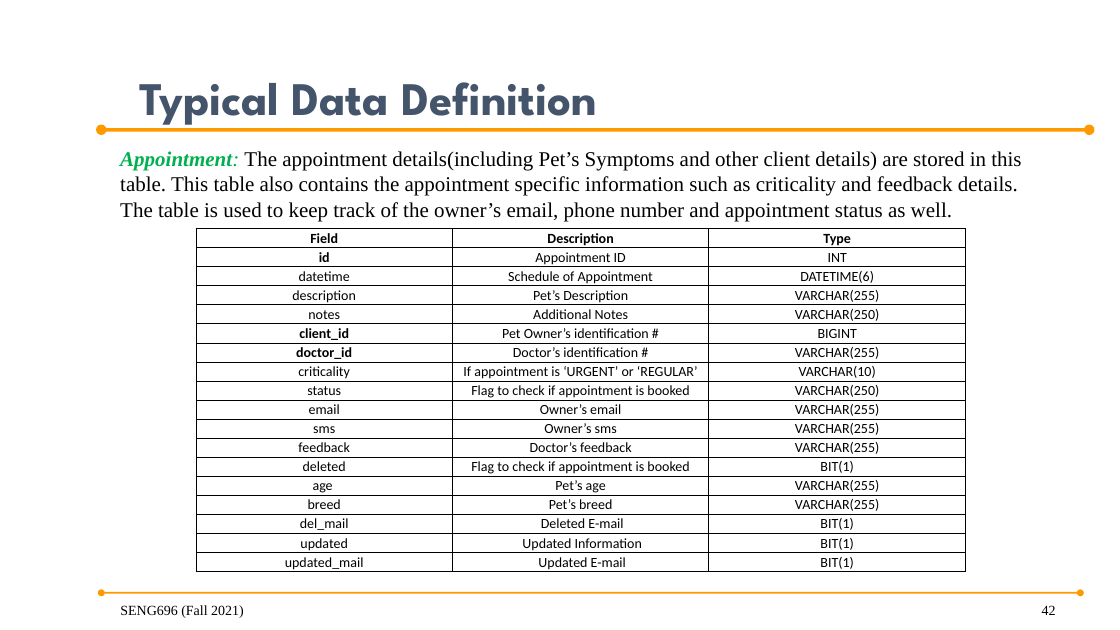
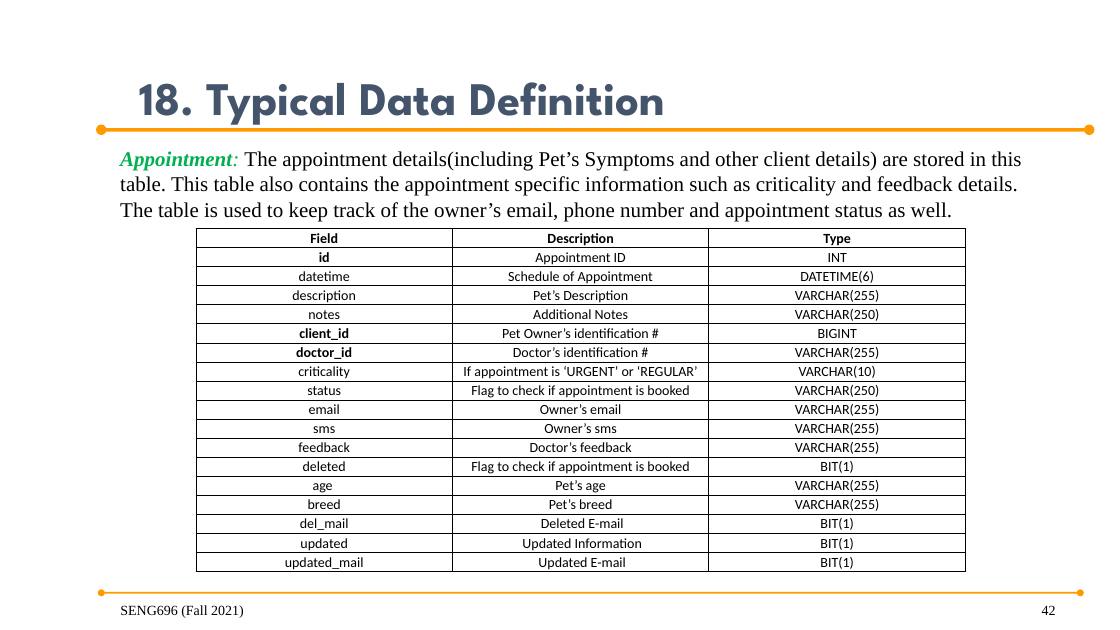
Before and after one commit to anish30145784/SENG696_GroupD, a slide deck: slide 42 of GroupD_ProjectPresentation .pptx. Drawn at 1120x630 pixels with LibreOffice and Linux fonts; fonts in the diff are those of the drawing; background and template pictures are left out. Boxes give left, top, right and bottom in pixels: in the first picture for what was removed or moved away, otherwise in the second. Text is boxed around its words. In the diff, an @@ line names an element or a change of style, - is before the commit and + after.

```diff
--- a/GroupD_ProjectPresentation .pptx
+++ b/GroupD_ProjectPresentation .pptx
@@ title at (139,82,665,129): text changed @@
-Typical Data Definition
+18. Typical Data Definition
```
Also in this commit, not shown: 9 other slides changed, 3 slides added, 7 other files.
